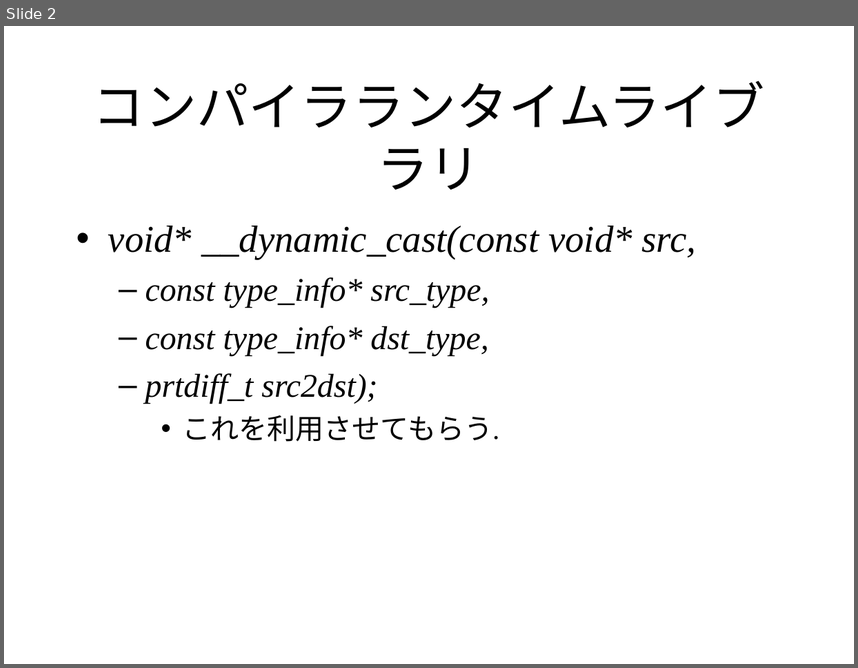
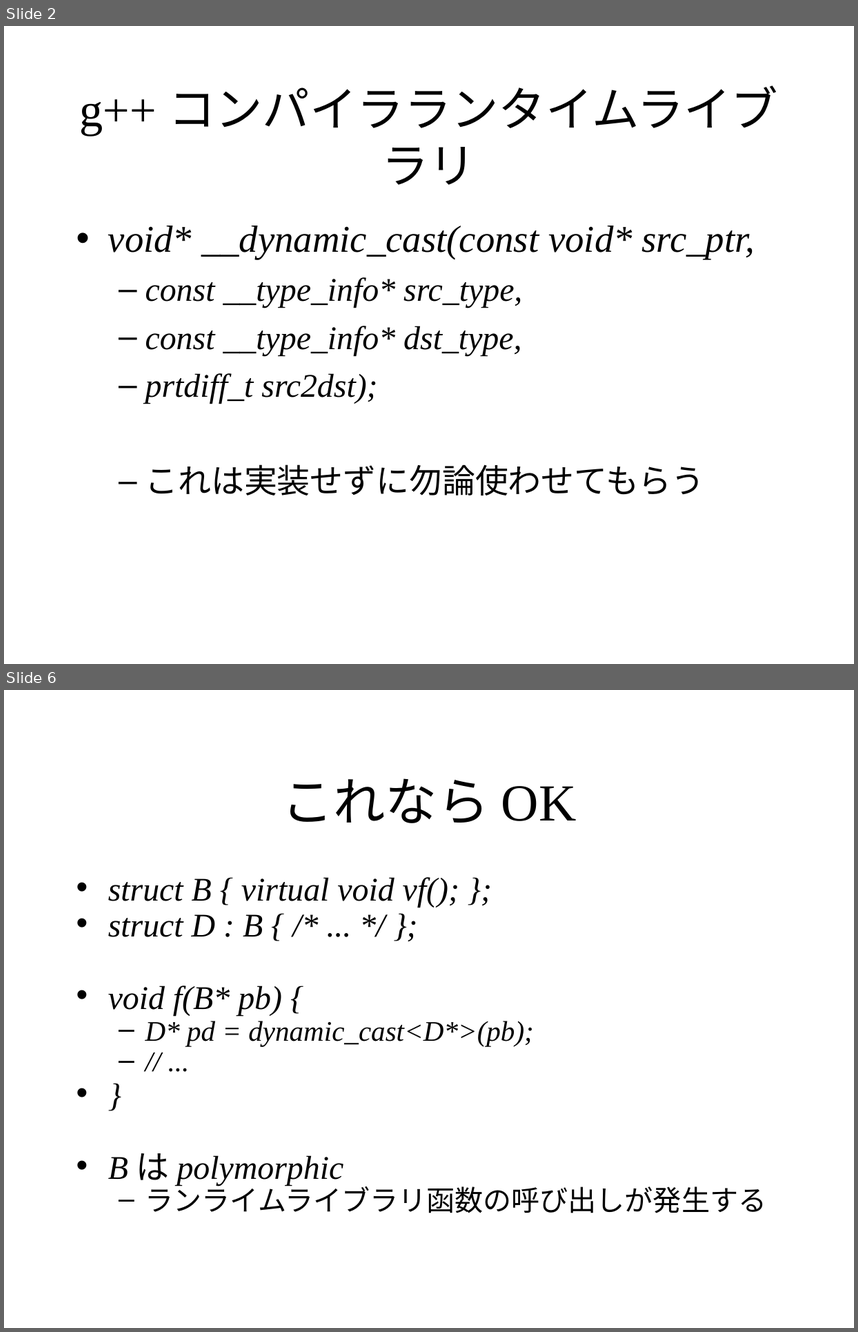
Before and after one commit to KeiHasegawa/cxx_doc, a slide deck: 29_dynamic_cast.ppt. Shown one above the other, each under a label of ours: slide 2 before the commit, slides 2 and 6 after it; the slides between them are not shown. The pictures are 858x668 and 858x1332 pixels, drawn with LibreOffice and Linux fonts; fonts in the diff are those of the drawing. Boxes give left, top, right and bottom in pixels: in the first picture for what was removed or moved away, otherwise in the second. Text is boxed around its words. In the diff, an @@ line names an element or a change of style, - is before the commit and + after.

```diff
--- a/29_dynamic_cast.ppt
+++ b/29_dynamic_cast.ppt
@@ slide 6 added at bbox=[4, 690, 854, 1328], background #FFFFFF @@
@@ title added at bbox=[281, 778, 577, 823], 44 pt, text #000000 @@
+これなら OK
@@ text added at bbox=[108, 877, 767, 1213], 28 pt, text #000000, italic @@
+• struct B { virtual void vf(); };
+• struct D : B { /* ... */ };
+• void f(B* pb) {
+  – D* pd = dynamic_cast<D*>(pb);
+  – // ...
+• }
+• B は polymorphic
+  – ランライムライブラリ函数の呼び出しが発生する
@@ slide 2 changed as well @@
@@ title at bbox=[80, 85, 778, 185]: text changed; size 44 to 40 pt @@
-コンパイラランタイムライブラリ
+g++ コンパイラランタイムライブラリ
@@ text at bbox=[108, 225, 755, 356]: text changed @@
-• void* __dynamic_cast(const void* src,
-  – const type_info* src_type,
-  – const type_info* dst_type,
+• void* __dynamic_cast(const void* src_ptr,
+  – const __type_info* src_type,
+  – const __type_info* dst_type,
@@ text at bbox=[145, 464, 705, 495]: text changed; size 24 to 28 pt @@
-    • これを利用させてもらう.
+  – これは実装せずに勿論使わせてもらう
```
Also in this commit, not shown: 1 other slide changed, 5 other slides added, 3 other files.
